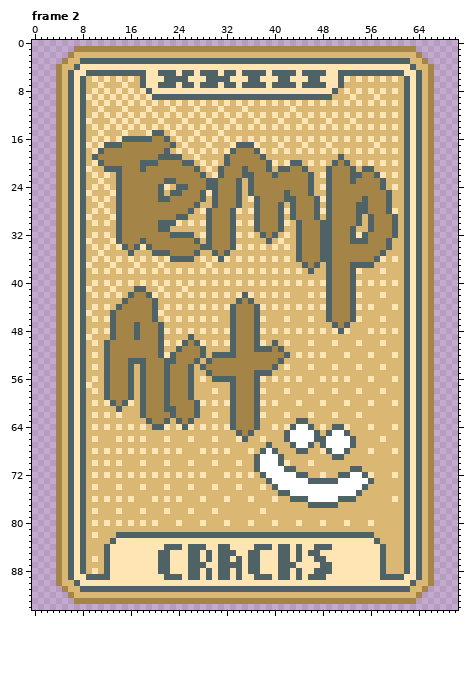
Two states of a pixel-art file, art/DuckItems.aseprite. Above is the file before it was changed.
71x95 pixels, 19 frames. Colours within 5 levels of each other are drawn and written as one. Shown: frame 2. The commit also changed other frames, which this record leaves out.
And afterwards:
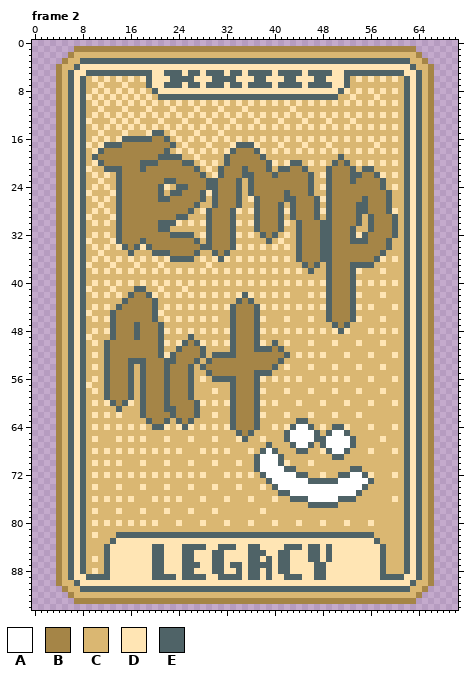
Palette (. is transparent): A #ffffff  B #a58547  C #dab772  D #ffe5b4  E #4f6367
What changed:
Changed rows in their new state; - is an unchanged pixel.
Frame 2, layer "Overlay":
first column x 18:
 5 -E-D--ED-ED--ED-ED---ED---ED---E-D-
 6 DE--D---E--D---E--D-E--D-E--D-E--DE
 7 CE-D--ED-ED--ED-ED---ED---ED---E-DE
 8 -CE-----------------------------DE-
 9 --C-----------------------------E--
first column x 20:
84 EEDDDE-------E--E-DD-D-E--E-D-
85 E-D--E-D-DE-DD----E-----D----E
86 E-D--E-D-DE-D-D----E----D-E-DE
87 E-D--E--D-E-D-----EE---D---E-D
88 E-D--E-D-DE-D------E----D----D
89 EE--DE--ED---E--E-D--D-E--D---
Boxes around the changes in both pictures, in picture pixels (x1, y1, x2, y2):
changed: (140, 70, 350, 100)
changed: (152, 544, 332, 580)
